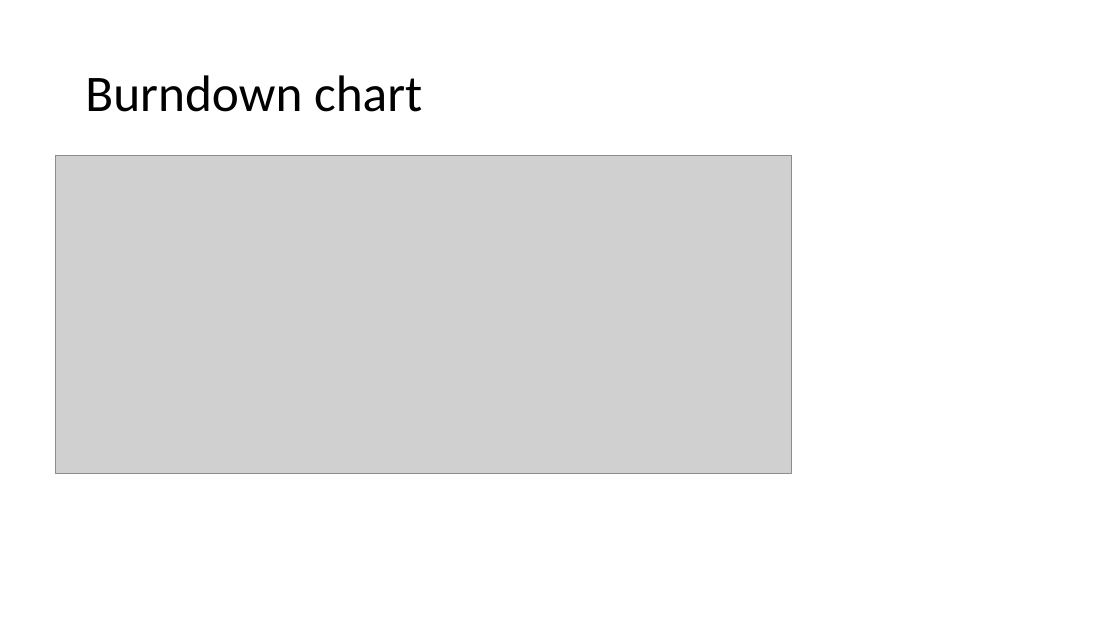
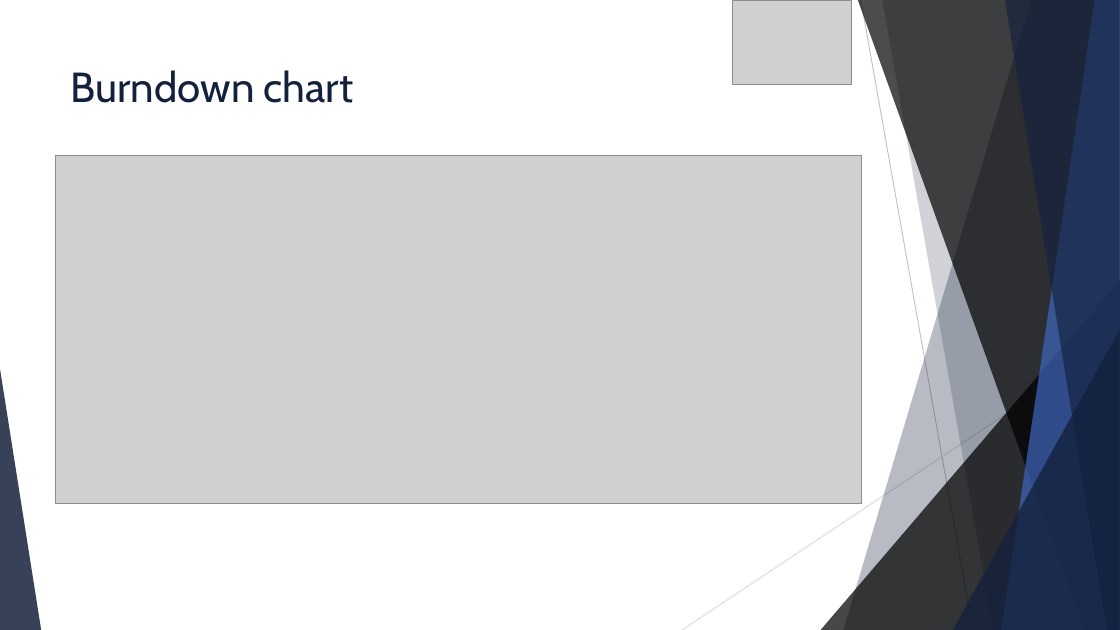
Before and after one commit to david2628/Work2Play, a slide deck: slide 5 of Final/W2P_final.pptx (slide 8 before the commit). Drawn at 1120x630 pixels with LibreOffice and Linux fonts; fonts in the diff are those of the drawing; grey boxes stand for pictures. Boxes give left, top, right and bottom in pixels: in the first picture for what was removed or moved away, otherwise in the second. Text is boxed around its words. In the diff, an @@ line names an element or a change of style, - is before the commit and + after.

```diff
--- a/Final/W2P_final.pptx
+++ b/Final/W2P_final.pptx
@@ picture added at box(733, 0, 853, 84) @@
@@ title "Burndown chart": place and size @@
-title "Burndown chart" at box(85, 75, 422, 112)
+title "Burndown chart" at box(71, 70, 354, 103)
@@ title "Burndown chart" at box(71, 70, 354, 103): size 44 to 36 pt, font Calibri to Cabin, text colour #000000 to #14213D; line spacing 0.9 to 1; vertical alignment middle to top @@
@@ picture: place and size @@
-picture at box(55, 155, 792, 473)
+picture at box(55, 155, 862, 503)
@@ group added at box(0, 0, 1120, 630): 5 freeform shapes, 3 triangles, 2 lines @@
```
Also in this commit, not shown: 12 other slides changed, 12 slides added, 10 slides removed.
